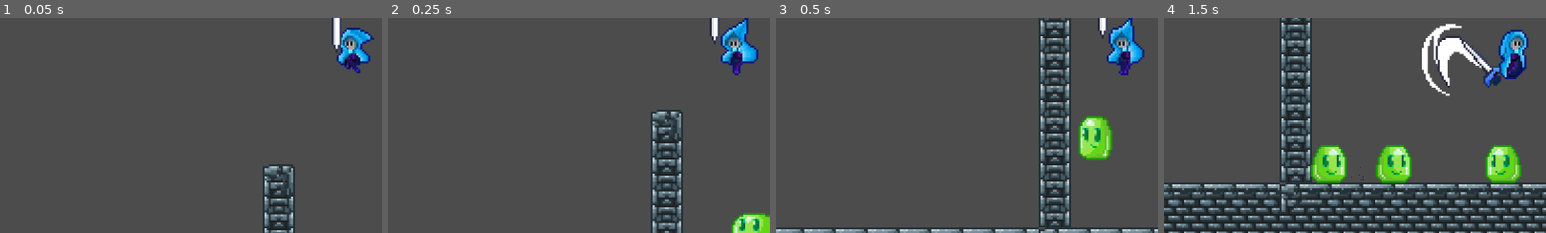
Above: before the commit, frames 1-4 (left to right).
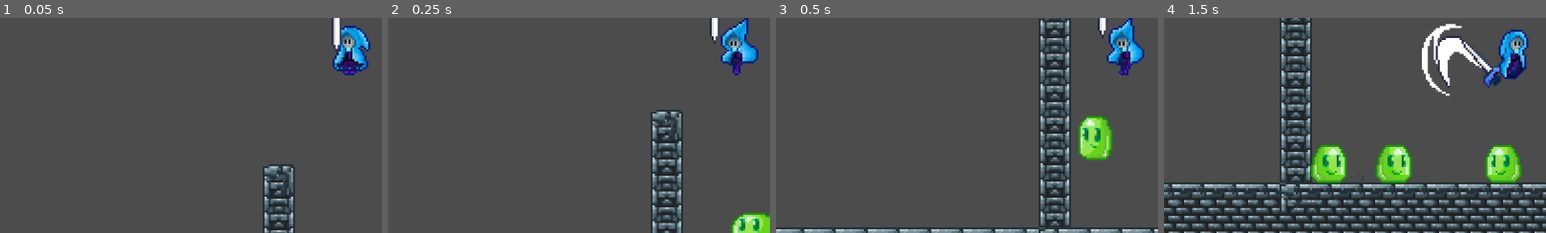
Above: after the commit, the same moments.

Repository: suomanic/LittleBlueHat
Game: Godot game, scene res://Levels/TestLevel.tscn
Same seed, same stepped clock (60 frames per second), same inputs: the game is played once before the commit and once after it.
Inputs (mouse positions are % of the whole screen's width and height, from its top left):
- Up to frame 1 (0.05 s): no input
- Up to frame 2 (0.25 s): no input
- Up to frame 3 (0.5 s): no input
- Up to frame 4 (1.5 s): move the mouse to (72, 45) at 0.52 s; hold S (Crouch) 0.53-1.28 s; hold D (move_right) from 0.53 s (still down); tap Space (jump) at 0.77 s; move the mouse to (30, 55) at 1.27 s; click (30, 55) at 1.35 s
The pictures show only the part of the screen within x 4-54%, y 43-93%; the shares and areas given below are measured in that part.

The runs differ from the first frame. In frame 1, 1.5% of the frame differs, in the area x 87-98%, y 3-27%; in frame 2, nothing differs; in frame 3, nothing differs; in frame 4, nothing differs.

Commit message:
Add:史莱姆火形态静置动画简版

Diff:
--- a/Actors/Enemy/Slime/Slime.gd
+++ b/Actors/Enemy/Slime/Slime.gd
@@ -70,6 +70,7 @@
 				anim_player.play("I_Shake_Anim")
 			"Fire":
 				state_machine.change_state(N_IdleState.new(self))
+				emit_signal("change_to_normal")
 				element_state = "Normal"
 	elif area.owner.is_in_group("Fire"):
 		print_debug("fire damage")
--- a/Actors/Enemy/Slime/Slime.tscn
+++ b/Actors/Enemy/Slime/Slime.tscn
@@ -12,6 +12,7 @@
 
 [sub_resource type="Animation" id=10]
 resource_name = "F_Idle_Anim"
+length = 0.8
 loop = true
 tracks/0/type = "value"
 tracks/0/path = NodePath("AnimationSheet:frame")
@@ -20,10 +21,10 @@
 tracks/0/imported = false
 tracks/0/enabled = true
 tracks/0/keys = {
-"times": PoolRealArray( 0 ),
-"transitions": PoolRealArray( 1 ),
-"update": 1,
-"values": [ 42 ]
+"times": PoolRealArray( 0, 0.1, 0.2, 0.3, 0.4, 0.5, 0.6, 0.7 ),
+"transitions": PoolRealArray( 1, 1, 1, 1, 1, 1, 1, 1 ),
+"update": 1,
+"values": [ 42, 44, 45, 46, 47, 48, 49, 50 ]
 }
 
 [sub_resource type="Animation" id=2]
@@ -233,8 +234,8 @@
 position = Vector2( 0, -8 )
 texture = ExtResource( 1 )
 hframes = 8
-vframes = 6
-frame = 41
+vframes = 7
+frame = 42
 
 [node name="PhysicCollision" type="CollisionShape2D" parent="."]
 position = Vector2( 0, 2 )
--- a/Actors/Player/Character/AnimState/Ground.gd
+++ b/Actors/Player/Character/AnimState/Ground.gd
@@ -16,7 +16,7 @@
 func execute():
 	Ground_State_Machine.update()
 
-	if !owner.is_on_floor():
+	if !owner.is_on_floor() and abs(owner.velocity.y) > 20:
 		owner.anim_state_machine.change_state(owner.AS_AirState.new(owner))
 	pass
 
Binary file changed: Assets/Enemy/Slime/slime-Sheet.png
